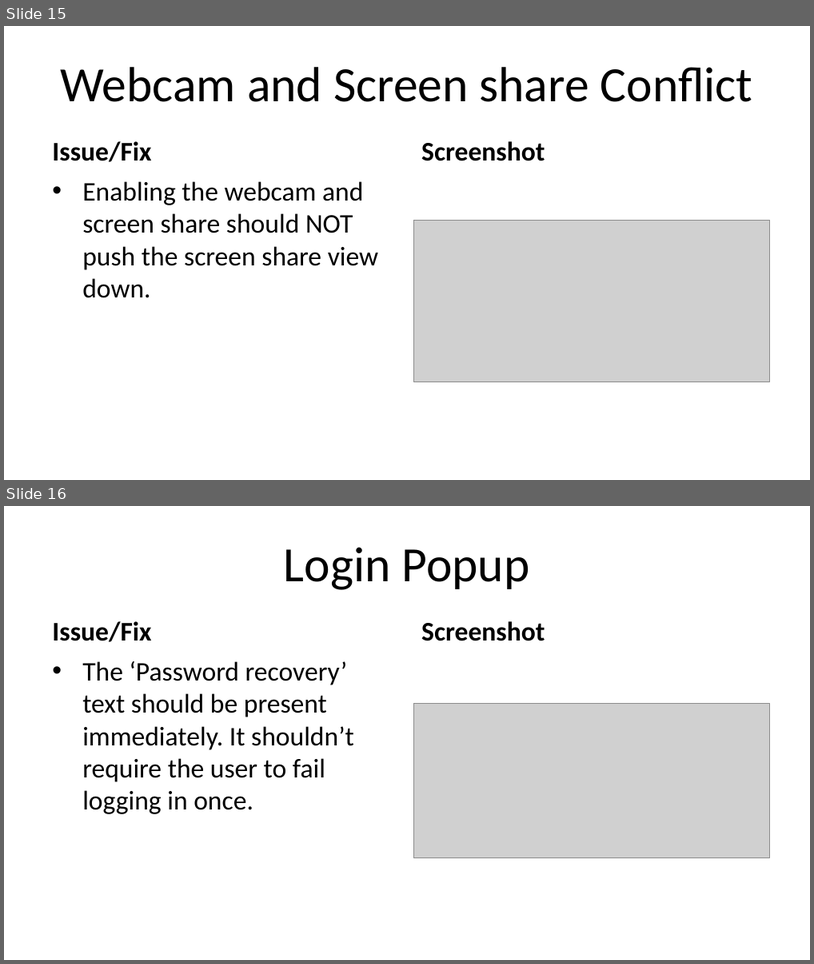
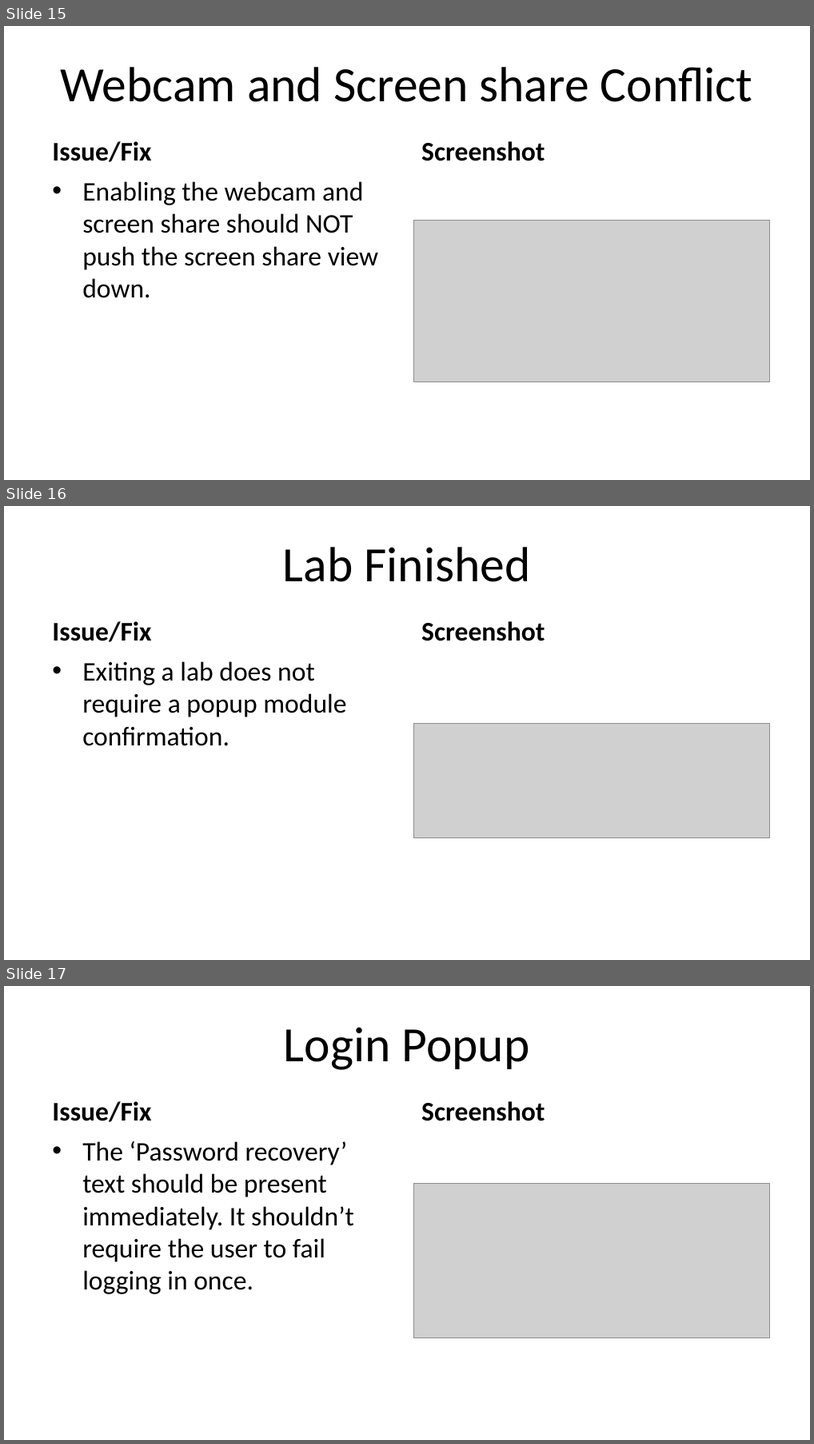
Before and after one commit to Jmackas/Proctoring_Revamp, a slide deck: remotelab/Remote Labs Suggested Changes.pptx. Shown one above the other, each under a label of ours: slides 15 and 16 before the commit, slides 15, 16 and 17 after it. The pictures are 814x964 and 814x1444 pixels, drawn with LibreOffice and Linux fonts; fonts in the diff are those of the drawing; grey boxes stand for pictures. Boxes give left, top, right and bottom in pixels: in the first picture for what was removed or moved away, otherwise in the second. Text is boxed around its words. In the diff, an @@ line names an element or a change of style, - is before the commit and + after.

Commit message:
recommendation added

```diff
--- a/remotelab/Remote Labs Suggested Changes.pptx
+++ b/remotelab/Remote Labs Suggested Changes.pptx
@@ slide 16 added at (x1=4, y1=506, x2=810, y2=960), background #FFFFFF @@
@@ title added at (x1=283, y1=547, x2=530, y2=582), 44 pt, text #000000 @@
+Lab Finished
@@ text added at (x1=52, y1=621, x2=151, y2=642), 24 pt, text #000000, bold @@
+Issue/Fix
@@ text added at (x1=422, y1=621, x2=545, y2=641), 24 pt, text #000000, bold @@
+Screenshot
@@ text added at (x1=82, y1=661, x2=346, y2=746), 24 pt, text #000000 @@
+• Exiting a lab does not require a popup module confirmation.
@@ picture added at (x1=414, y1=724, x2=770, y2=838) @@
@@ what was slide 16 is now slide 17 @@
```
